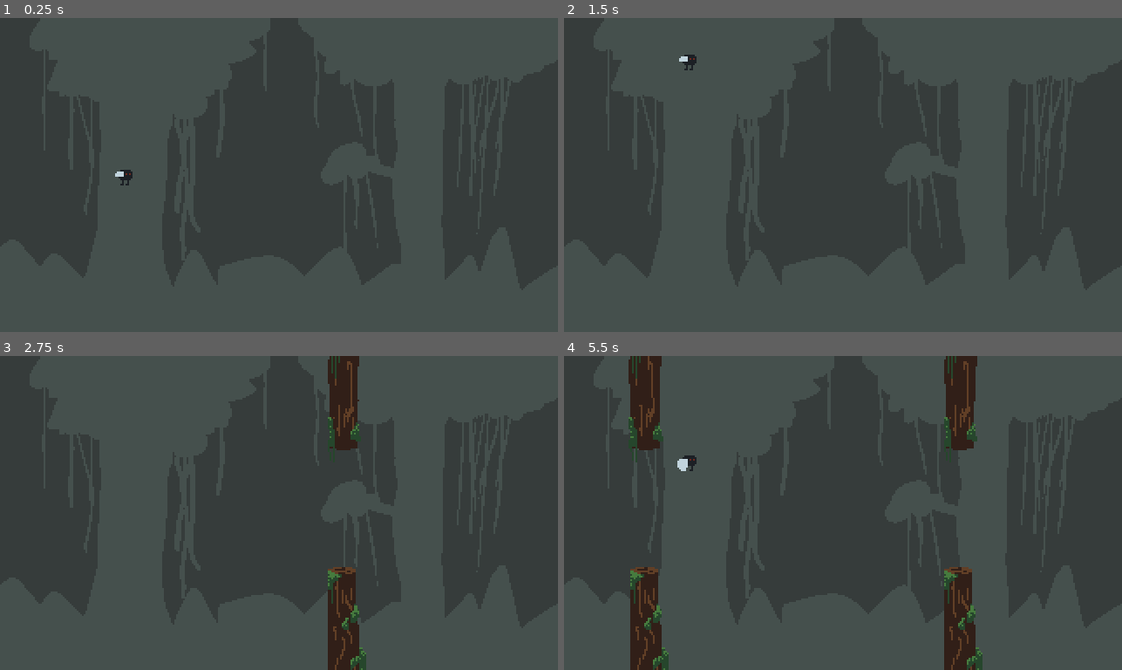
Above: before the commit, frames 1-4 (two rows, left to right).
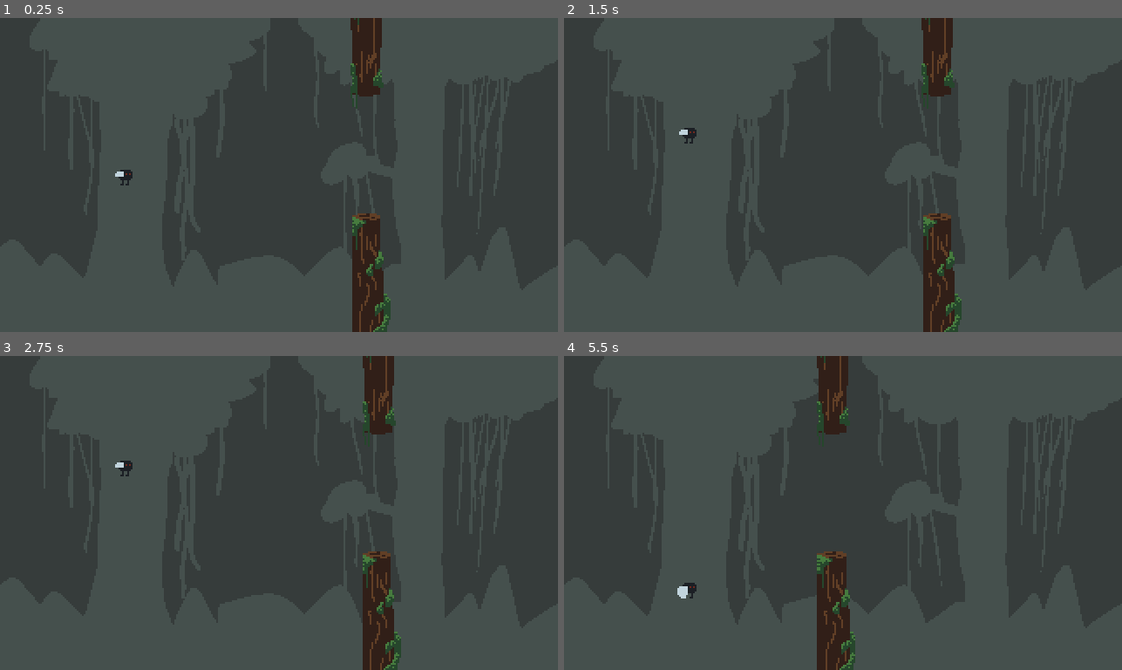
Above: after the commit, the same moments.

Repository: adrianwhatfield/flappy-fly
Game: Godot game, scene res://scenes/game.tscn
Same seed, same stepped clock (60 frames per second), same inputs: the game is played once before the commit and once after it.
Inputs:
- Up to frame 1 (0.25 s): no input
- Up to frame 2 (1.5 s): hold Up (ui_up) 0.53-1.28 s
- Up to frame 3 (2.75 s): hold Up (ui_up) from 2.03 s (still down)
- Up to frame 4 (5.5 s): release Up (ui_up) at 3.53 s

The runs differ from the first frame. In frame 1, 3.3% of the frame differs, in the area x 62-70%, y 0-100%; in frame 2, 3.5%; in frame 3, 6.6%; in frame 4, 10%, in the area x 11-75%, y 0-100%.

Commit message:
Fix tree collision issue

Diff:
--- a/flappy-fly/project.godot
+++ b/flappy-fly/project.godot
@@ -7,6 +7,16 @@
 ;   param=value ; assign values to parameters
 
 config_version=4
+
+_global_script_classes=[ {
+"base": "KinematicBody2D",
+"class": "Player",
+"language": "GDScript",
+"path": "res://scenes/Player.gd"
+} ]
+_global_script_class_icons={
+"Player": ""
+}
 
 [application]
 
--- a/flappy-fly/scenes/Player.gd
+++ b/flappy-fly/scenes/Player.gd
@@ -1,4 +1,6 @@
 extends KinematicBody2D
+
+class_name Player
 
 
 const UP = Vector2(0,-1)
@@ -29,12 +31,3 @@
 
 func _on_FallSpace_body_shape_entered(body_rid, body, body_shape_index, local_shape_index):
 	get_tree().reload_current_scene()
-
-
-
-func _on_TreeBottom_body_entered(body):
-	get_tree().reload_current_scene()
-
-
-func _on_TreeTop_body_entered(body):
-	get_tree().reload_current_scene()
--- a/flappy-fly/scenes/Tree.gd
+++ /dev/null
@@ -1,7 +0,0 @@
-extends RigidBody2D
-
-func _ready():
-	pass # Replace with function body.
-
-func _physics_process(delta):
-	position += Vector2(-2,0)
--- a/flappy-fly/scenes/Tree.tscn
+++ /dev/null
@@ -1,32 +0,0 @@
-[gd_scene load_steps=6 format=2]
-
-[ext_resource path="res://assets/tree_bottom.png" type="Texture" id=1]
-[ext_resource path="res://assets/tree_top.png" type="Texture" id=2]
-[ext_resource path="res://scenes/Tree.gd" type="Script" id=3]
-
-[sub_resource type="CapsuleShape2D" id=2]
-height = 124.0
-
-[sub_resource type="CapsuleShape2D" id=1]
-height = 124.0
-
-[node name="Tree" type="RigidBody2D"]
-gravity_scale = 0.0
-contact_monitor = true
-script = ExtResource( 3 )
-
-[node name="Sprite" type="Sprite" parent="."]
-position = Vector2( 0, -88 )
-texture = ExtResource( 2 )
-
-[node name="Sprite2" type="Sprite" parent="."]
-position = Vector2( 0, 88 )
-texture = ExtResource( 1 )
-
-[node name="CollisionShape2D2" type="CollisionShape2D" parent="."]
-position = Vector2( -1, 90 )
-shape = SubResource( 2 )
-
-[node name="CollisionShape2D" type="CollisionShape2D" parent="."]
-position = Vector2( -1, -97 )
-shape = SubResource( 1 )
--- a/flappy-fly/scenes/TreeBottom.tscn
+++ b/flappy-fly/scenes/TreeBottom.tscn
@@ -1,6 +1,5 @@
-[gd_scene load_steps=4 format=2]
+[gd_scene load_steps=3 format=2]
 
-[ext_resource path="res://scenes/TreeBottom.gd" type="Script" id=1]
 [ext_resource path="res://assets/tree_bottom.png" type="Texture" id=2]
 
 [sub_resource type="CapsuleShape2D" id=2]
@@ -10,7 +9,6 @@
 [node name="TreeBottom" type="Area2D"]
 position = Vector2( 0, 100 )
 collision_layer = 2
-script = ExtResource( 1 )
 __meta__ = {
 "_edit_group_": true
 }
--- a/flappy-fly/scenes/TreeSpawner.gd
+++ b/flappy-fly/scenes/TreeSpawner.gd
@@ -6,8 +6,7 @@
 
 
 func _on_Timer_timeout():
-	var treeTop = load("res://scenes/TreeTop.tscn").instance()
-	var treeBottom = load("res://scenes/TreeBottom.tscn").instance()
+	var trees = load("res://scenes/Trees.tscn").instance()
 
-	add_child(treeTop)
-	add_child(treeBottom)
+
+	add_child(trees)
--- a/flappy-fly/scenes/TreeTop.tscn
+++ b/flappy-fly/scenes/TreeTop.tscn
@@ -1,7 +1,6 @@
-[gd_scene load_steps=4 format=2]
+[gd_scene load_steps=3 format=2]
 
 [ext_resource path="res://assets/tree_top.png" type="Texture" id=1]
-[ext_resource path="res://scenes/TreeTop.gd" type="Script" id=2]
 
 [sub_resource type="CapsuleShape2D" id=2]
 radius = 9.0
@@ -9,7 +8,6 @@
 
 [node name="TreeTop" type="Area2D"]
 position = Vector2( 0, -100 )
-script = ExtResource( 2 )
 __meta__ = {
 "_edit_group_": true
 }
--- /dev/null
+++ b/flappy-fly/scenes/Trees.gd
@@ -0,0 +1,18 @@
+extends Node2D
+
+const SPEED = 125
+
+func _physics_process(delta):
+	position.x += -SPEED * delta
+	if global_position.x <= -50:
+		global_position.x = 400
+
+
+func _on_TreeTop_body_entered(body):
+	if body is Player:
+		get_tree().reload_current_scene()
+
+
+func _on_TreeBottom_body_entered(body):
+	if body is Player:
+		get_tree().reload_current_scene()
--- /dev/null
+++ b/flappy-fly/scenes/Trees.tscn
@@ -0,0 +1,18 @@
+[gd_scene load_steps=4 format=2]
+
+[ext_resource path="res://scenes/TreeBottom.tscn" type="PackedScene" id=1]
+[ext_resource path="res://scenes/TreeTop.tscn" type="PackedScene" id=2]
+[ext_resource path="res://scenes/Trees.gd" type="Script" id=3]
+
+[node name="Trees" type="Node2D"]
+script = ExtResource( 3 )
+__meta__ = {
+"_edit_group_": true
+}
+
+[node name="TreeTop" parent="." instance=ExtResource( 2 )]
+
+[node name="TreeBottom" parent="." instance=ExtResource( 1 )]
+
+[connection signal="body_entered" from="TreeTop" to="." method="_on_TreeTop_body_entered"]
+[connection signal="body_entered" from="TreeBottom" to="." method="_on_TreeBottom_body_entered"]
--- a/flappy-fly/scenes/game.gd
+++ b/flappy-fly/scenes/game.gd
@@ -17,8 +17,7 @@
 
 
 func _on_Timer_timeout():
-	var treeTop = load("res://scenes/TreeTop.tscn").instance()
-	var treeBottom = load("res://scenes/TreeBottom.tscn").instance()
+	var trees = load("res://scenes/Trees.tscn").instance()
 
-	add_child(treeTop)
-	add_child(treeBottom)
+
+	add_child(trees)
--- a/flappy-fly/scenes/game.tscn
+++ b/flappy-fly/scenes/game.tscn
@@ -2,7 +2,7 @@
 
 [ext_resource path="res://assets/art/background.png" type="Texture" id=1]
 [ext_resource path="res://scenes/Player.tscn" type="PackedScene" id=2]
-[ext_resource path="res://scenes/TreeSpawner.tscn" type="PackedScene" id=3]
+[ext_resource path="res://scenes/Trees.tscn" type="PackedScene" id=3]
 [ext_resource path="res://scenes/game.gd" type="Script" id=4]
 
 [sub_resource type="RectangleShape2D" id=1]
@@ -34,7 +34,7 @@
 position = Vector2( -2, 0 )
 shape = SubResource( 1 )
 
-[node name="TreeSpawner" parent="." instance=ExtResource( 3 )]
-position = Vector2( 349, 91 )
+[node name="Trees" parent="." instance=ExtResource( 3 )]
+position = Vector2( 244, 82 )
 
 [connection signal="body_shape_entered" from="FallSpace" to="Player" method="_on_FallSpace_body_shape_entered"]
